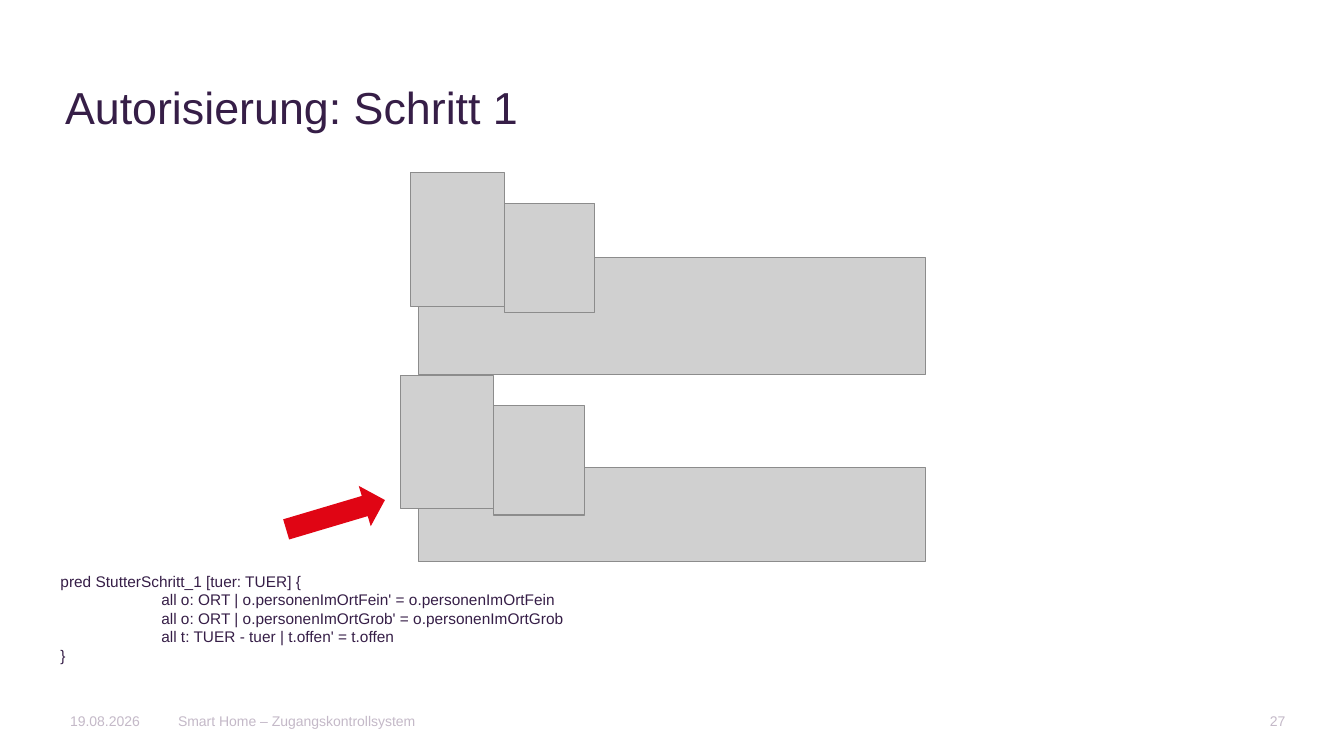
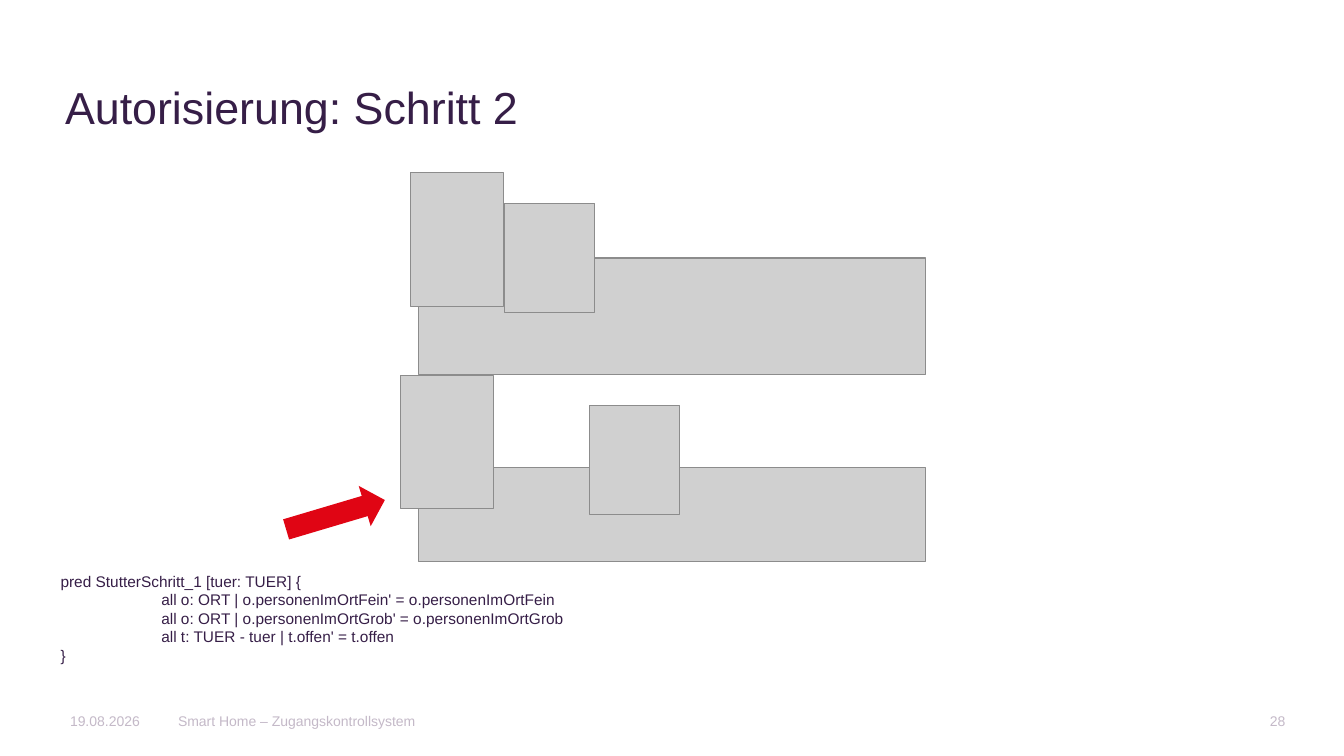
Before and after one commit to AnnaLiviaMartin/rs-smart-home, a slide deck: slide 28 of presentation/Smart_Home_Zugangskontrollsystem.pptx (slide 27 before the commit). Drawn at 1344x756 pixels with LibreOffice and Linux fonts; fonts in the diff are those of the drawing; grey boxes stand for pictures; background and template pictures are left out. Boxes give left, top, right and bottom in pixels: in the first picture for what was removed or moved away, otherwise in the second. Text is boxed around its words. In the diff, an @@ line names an element or a change of style, - is before the commit and + after.

```diff
--- a/presentation/Smart_Home_Zugangskontrollsystem.pptx
+++ b/presentation/Smart_Home_Zugangskontrollsystem.pptx
@@ title at (65, 91, 518, 133): text changed @@
-Autorisierung: Schritt 1
+Autorisierung: Schritt 2
@@ picture: place and size @@
-picture at (493, 405, 584, 515)
+picture at (590, 405, 681, 515)
@@ page number at (1270, 716, 1286, 726): text changed @@
-27
+28
```
Also in this commit, not shown: 31 other slides changed, 18 slides added, 2 other files.
